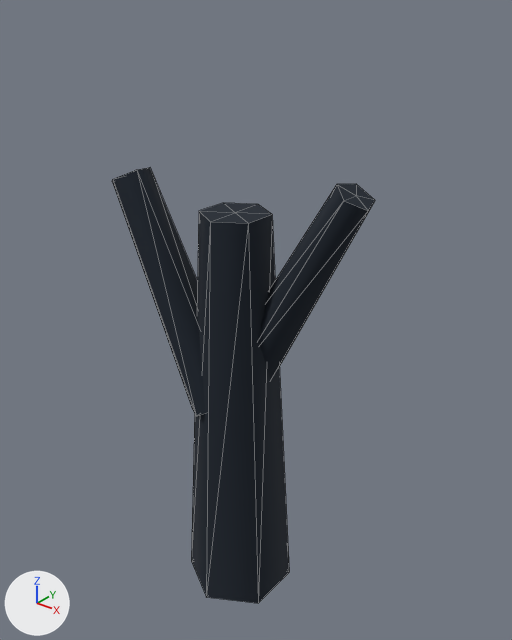
Two versions of the glTF model public/assets/models/environment/graveyard/dead_tree_a.glb, one commit apart.
Camera for both pictures: a camera (50 mm lens) standing at (2.64, -3.1, 4.06) and looking at (0.04, 0.15, 2.05). Every picture has the same lights, and +X, +Y and +Z are marked at lower left. The first picture is the older version. Mesh edges are drawn as thin lines. Where no turn or scale is listed for an object, it has been applied to the vertices. Vertices at exactly the same position are counted once.
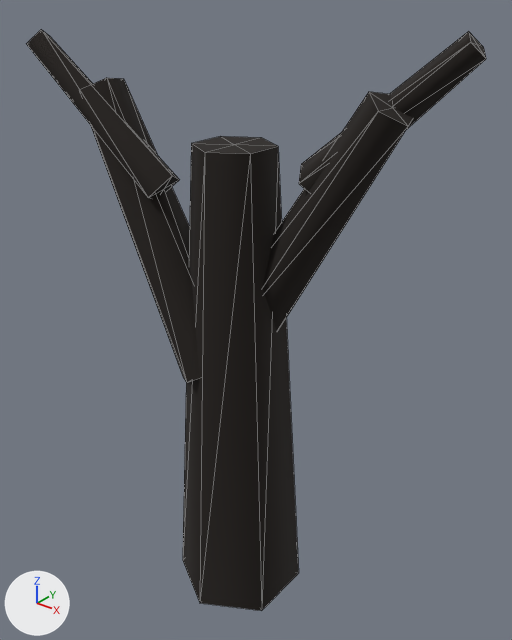
Edits to the bpy script that builds the scene:
```text
Change mat_material_0:
    mat_material_0.base_color: (0.00913, 0.016, 0.0273) -> (0.016, 0.0116, 0.00913)  # dark blue #18222e -> black #221c18
Change me_mesh_0:
    used by ob_mesh_0; location = (0.0, 0.0, 1.4)
    remove me_mesh_0.from_pydata(...)  # 16 vertices, 24 faces; spans x -0.33..0.33, y -0.38..0.38, z -1.4..1.4
    add me_mesh_0.from_pydata(...)  # 16 vertices, 24 faces; spans x -0.39..0.39, y -0.45..0.45, z -1.6..1.6
    me_mesh_0 part 1: the whole mesh is scaled about its middle by (1.17, 1.17, 1.14)
Change me_mesh_1:
    used by ob_mesh_1; parent = ob_node_0; location = (-0.45, -0.1, 2.2); rotation_euler = (0.0, -0.45, 0.0), in degrees (0, -26, 0)
    remove me_mesh_1.from_pydata(...)  # 14 vertices, 20 faces; spans x -0.19..0.19, y -0.2..0.16, z -0.8..0.8
    add me_mesh_1.from_pydata(...)  # 14 vertices, 20 faces; spans x -0.23..0.23, y -0.24..0.19, z -0.95..0.95
    me_mesh_1 part 2: the whole mesh is scaled about its middle by (1.18, 1.18, 1.19)
Change me_mesh_2:
    used by ob_mesh_2; parent = ob_node_0; location = (0.42, 0.1, 2.4); rotation_euler = (0.0, 0.5, 0.0), in degrees (0, 29, 0)
    remove me_mesh_2.from_pydata(...)  # 14 vertices, 20 faces; spans x -0.171..0.171, y -0.18..0.146, z -0.7..0.7
    add me_mesh_2.from_pydata(...)  # 14 vertices, 20 faces; spans x -0.19..0.19, y -0.2..0.162, z -0.8..0.8
    me_mesh_2 part 3: 14 of 14 vertices moved; they spanned x -0.171..0.171, y -0.18..0.146, z -0.7..0.7 and now span x -0.19..0.19, y -0.2..0.162, z -0.8..0.8; mean shift (0.0, -0.003, 0.0)
Add me_mesh_4:
    me_mesh_4.from_pydata([(0.395, -0.002, 0.391), (0.45, 0.065, 0.319), (0.395, 0.155, 0.36), (0.339, 0.088, 0.432), (0.395, -0.002, 0.391), (-0.395, -0.204, -0.35), (-0.304, -0.095, -0.467), (-0.395, 0.051, -0.401), (-0.485, -0.058, -0.284), (-0.395, -0.204, -0.35), (0.395, 0.076, 0.376), (-0.395, -0.076, -0.376)], [], [(0, 5, 1), (5, 6, 1), (1, 6, 2), (6, 7, 2), (2, 7, 3), (7, 8, 3), (3, 8, 4), (8, 9, 4), (0, 1, 10), (1, 2, 10), (2, 3, 10), (3, 4, 10), (6, 5, 11), (7, 6, 11), (8, 7, 11), (9, 8, 11)])
    me_mesh_4.materials.append(mat_material_0)  # black #221c18
Add me_mesh_3:
    me_mesh_3.from_pydata([(-0.43, -0.171, 0.392), (-0.368, -0.096, 0.473), (-0.43, 0.005, 0.428), (-0.493, -0.07, 0.346), (-0.43, -0.171, 0.392), (0.43, -0.054, -0.438), (0.528, 0.063, -0.311), (0.43, 0.22, -0.382), (0.333, 0.103, -0.508), (0.43, -0.054, -0.438), (-0.43, -0.083, 0.41), (0.43, 0.083, -0.41)], [], [(0, 5, 1), (5, 6, 1), (1, 6, 2), (6, 7, 2), (2, 7, 3), (7, 8, 3), (3, 8, 4), (8, 9, 4), (0, 1, 10), (1, 2, 10), (2, 3, 10), (3, 4, 10), (6, 5, 11), (7, 6, 11), (8, 7, 11), (9, 8, 11)])
    me_mesh_3.materials.append(mat_material_0)  # black #221c18
Change ob_mesh_0:
    ob_mesh_0.location: (0.0, 0.0, 1.4) -> (0.0, 0.0, 1.6)
Change ob_mesh_1:
    ob_mesh_1.location: (-0.45, -0.1, 2.2) -> (-0.55, -0.12, 2.6)
    ob_mesh_1.rotation_euler: (0.0, -0.45, 0.0) -> (0.0, -0.48, 0.0)  # degrees (0, -26, 0) -> degrees (0, -28, 0)
Change ob_mesh_2:
    ob_mesh_2.location: (0.42, 0.1, 2.4) -> (0.5, 0.12, 2.8)
    ob_mesh_2.rotation_euler: (0.0, 0.5, 0.0) -> (0.0, 0.55, 0.0)  # degrees (0, 29, 0) -> degrees (0, 32, 0)
Add ob_mesh_4:
    ob_mesh_4 = bpy.data.objects.new('Mesh_4', me_mesh_4)
    ob_mesh_4.location = (0.85, 0.2, 3.4)
Add ob_mesh_3:
    ob_mesh_3 = bpy.data.objects.new('Mesh_3', me_mesh_3)
    ob_mesh_3.location = (-0.9, -0.2, 3.3)
```

What differs and where, as boxes [x1, y1, x2, y2] in the pictures (512 x 640 px):
'Mesh_0', recoloured, rescaled (18% wider, 19% taller): before [191, 203, 289, 603]; after [183, 136, 299, 611]
'Mesh_2', recoloured, reshaped, moved, turned: before [258, 184, 375, 379]; after [263, 92, 413, 331]
'Mesh_1', recoloured, mesh rescaled, moved, turned: before [112, 168, 205, 416]; after [91, 78, 199, 383]
'Mesh_3', added (black): after [26, 29, 180, 199]
'Mesh_4', added: after [299, 31, 486, 192]
